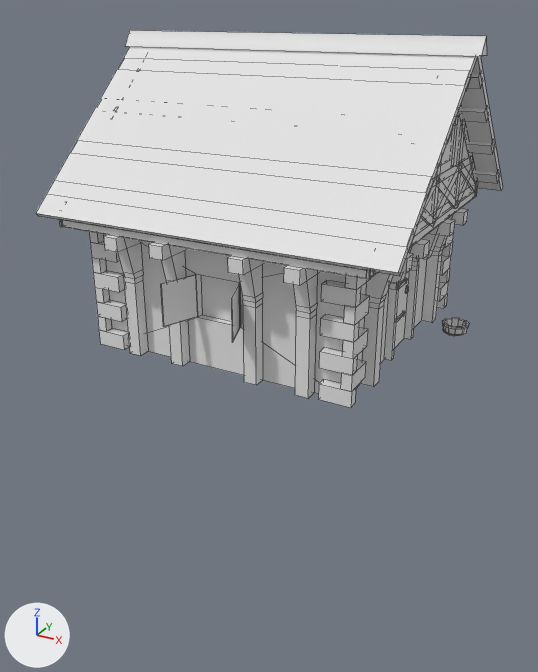
The OBJ model res/model/veget/casa_2.obj: old version first, new version second.
Camera for both pictures: a camera (50 mm lens) standing at (67.6, -129.1, 61.0) and looking at (-1.8, -2.9, -2.1). Every picture has the same lights, and +X, +Y and +Z are marked at lower left. Mesh edges are drawn as thin lines. Where no turn or scale is listed for an object, it has been applied to the vertices.

Objects in the first picture: 'casa_2'.
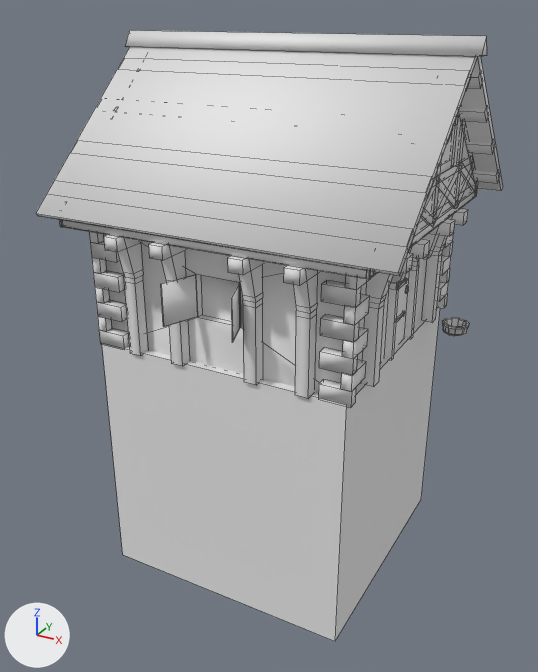
Pixel boxes (x1, y1, x2, y2) of what changed, in the pictures (538 x 672 px):
'casa_2', reshaped (62% taller): before (36, 30, 502, 408); after (36, 30, 502, 642)
part 1 of me_casa_2, added: after (102, 306, 440, 642)

What the commit changed:
me_casa_2 is used by ob_casa_2; location (0.0, 0.0, 0.0).
me_casa_2 had 1669 vertices, 1177 faces and spanned x -36.0..36.0, y -31.9..32.7, z -0.6..57.0.
me_casa_2 now has 1677 vertices, 1183 faces and spans x -36.0..36.0, y -31.9..32.7, z -52.3..57.0.
me_casa_2 part 1: a new loose piece, a box spanning x -26.6..26.1, y -26.7..25.9, z -52.3..0.3, in mat_material__1 (white #e7e7e7).
me_casa_2 part 2: the surface is now shaded smooth.
